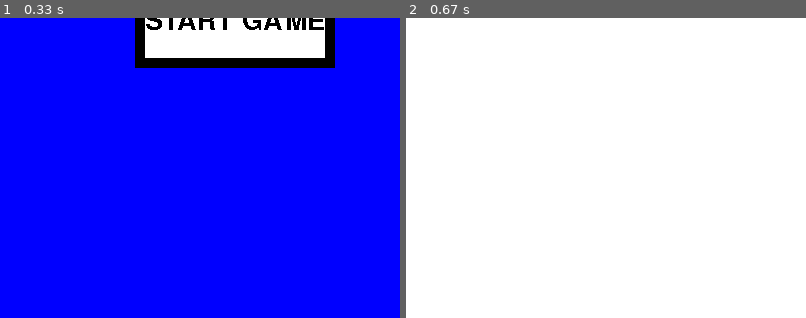
Above: before the commit, frames 1-2 (left to right).
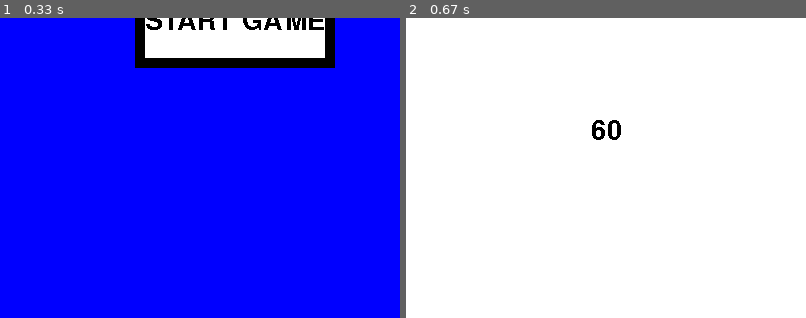
Above: after the commit, the same moments.

Repository: Yummy-computer-bits/PygameShootyGame
Game: pygame game, started from ProjectMain.py
The game is run twice, just before and just after one commit, with the same random seed, the same clock (stepped at 60 frames per second) and the same inputs.
Inputs (mouse positions are % of the whole screen's width and height, from its top left):
- Up to frame 1 (0.33 s): no input
- Up to frame 2 (0.67 s): click (31, 50) at 0.38 s
The pictures show only the part of the screen within x 2-52%, y 50-100%; the shares and areas given below are measured in that part.

Frame 1 is identical in both runs. In frame 2, 0.3% of the frame differs, in the area x 46-54%, y 34-41%.

Commit message:
wow that was really cool

Diff:
--- a/Game_State.py
+++ b/Game_State.py
@@ -2,6 +2,7 @@
 #GAME STATE FUNCTION
 import pygame  # imports the pygame library
 import Time_Module
+#CREATE MAIN MENU-------------------------------------------------------------------------------
 def startbutton(White, Black, Window, Font):
 
     start = pygame.Rect(150, 250, 200, 100)  # Start button, rect(left, top, width, height)
@@ -28,13 +29,12 @@
 
     return close
 
-def setgame():
-    State = "game"
-    Time_Module.countdown()
-    print(State)
-
 def gamestate(State, White, Black, Window, Font):  # is called whenever game over condition may be met, or to launch menu
     if State == "Menu":  # creates start or exit buttons once the state is MENU
 
         titlewords = Font.render("PLATFORMS AND ALIENS", False, White) # creates surface for title screen words
         Window.blit(titlewords, (225, 100)) # draws title screen words on the screen
+#CALL GAMEPLAY MODULES
+def setgame(Font, Black, Window):
+    State = "game"
+    Time_Module.countdown(Font, Black, Window)
--- a/ProjectMain.py
+++ b/ProjectMain.py
@@ -55,8 +55,9 @@
             #Menu Clicks
             if State == "Menu": # Below are ONLY menu screen actions
                 if start.collidepoint(mouse): # if click start button
-                    Game_State.setgame() # State shifts to gameplay (kills use of menu buttons, and runs gameplay modules)
                     Window.fill(White) # Clears screen of menu buttons
+                    State = "Game"
+                    Game_State.setgame(Font, Black, Window) # State shifts to gameplay (kills use of menu buttons, and runs gameplay modules)
                 elif close.collidepoint(mouse): # if click quit button
                     pygame.quit() # exit pygame
                     sys.exit() # exit python
--- a/Time_Module.py
+++ b/Time_Module.py
@@ -1,8 +1,6 @@
-def countdown():
-    #from ProjectMain import Font, Black, Window
-    #TimeLetters = Font.render("STRcurrent", False, Black)
-    #Window.blit(TimeLetters, (200,400))
-    print(Current)
+def countdown(Font, Black, Window):
+    TimeLetters = Font.render(STRcurrent, False, Black)
+    Window.blit(TimeLetters, (200,400))
 
 Current = 60
 STRcurrent = str(Current)
